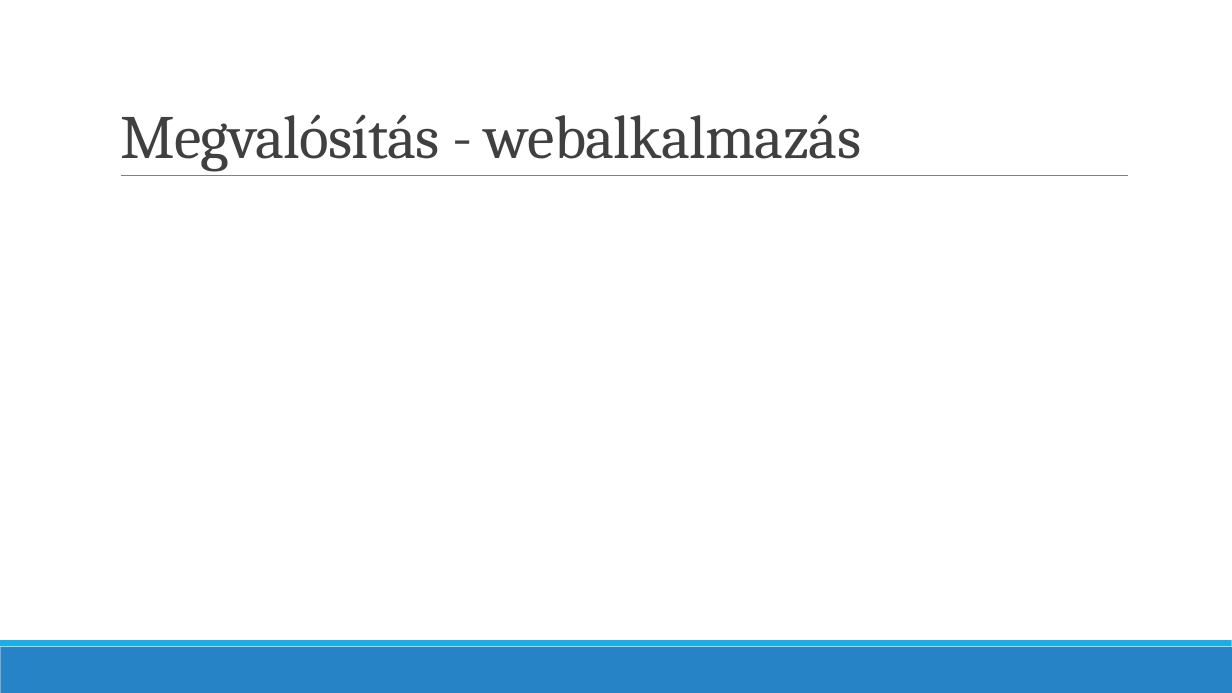
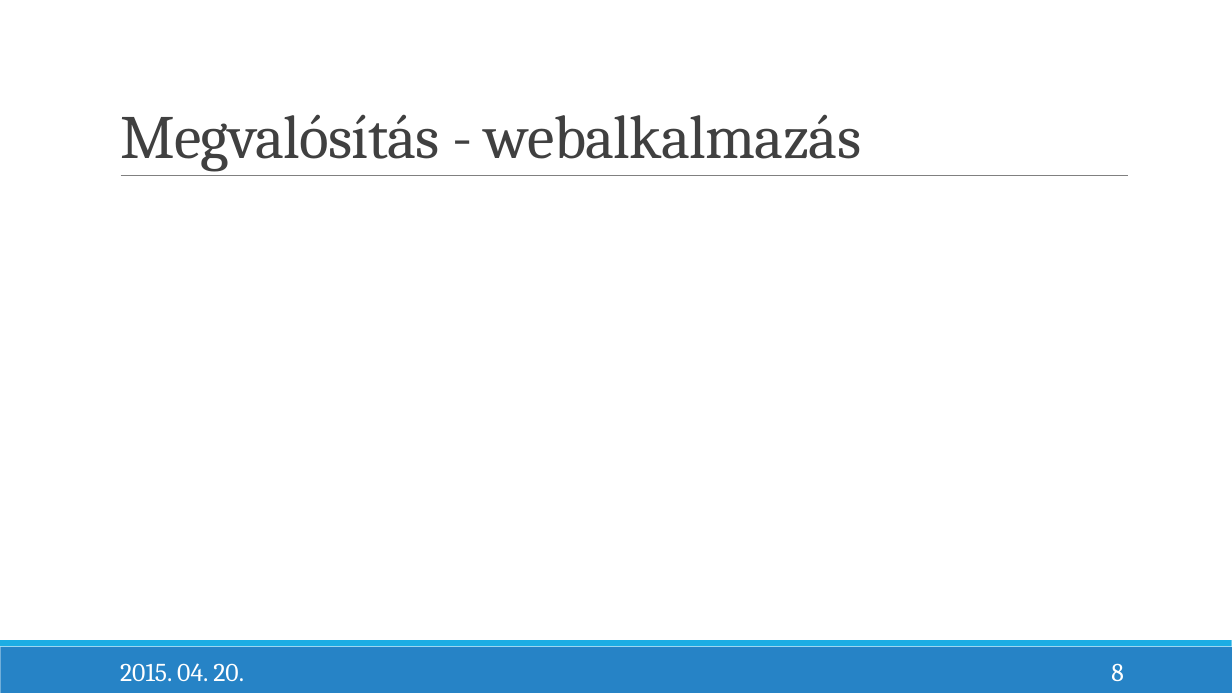
Before and after one commit to bearlysophisticated/thesis, a slide deck: slide 8 of Presentation/RozsenichBalázs_SzakdolgozatVédésPrezentáció.pptx. Drawn at 1232x693 pixels with LibreOffice and Linux fonts; fonts in the diff are those of the drawing. Boxes give left, top, right and bottom in pixels: in the first picture for what was removed or moved away, otherwise in the second. Text is boxed around its words. In the diff, an @@ line names an element or a change of style, - is before the commit and + after.

```diff
--- a/Presentation/RozsenichBalázs_SzakdolgozatVédésPrezentáció.pptx
+++ b/Presentation/RozsenichBalázs_SzakdolgozatVédésPrezentáció.pptx
@@ text added at (120,663,244,681), 20 pt, text #FFFFFF @@
+2015. 04. 20.
@@ page number added at (1111,663,1123,681), 20 pt, text #FFFFFF @@
+8
```
Also in this commit, not shown: 8 other slides changed, 1 slide added, 1 slide removed.
